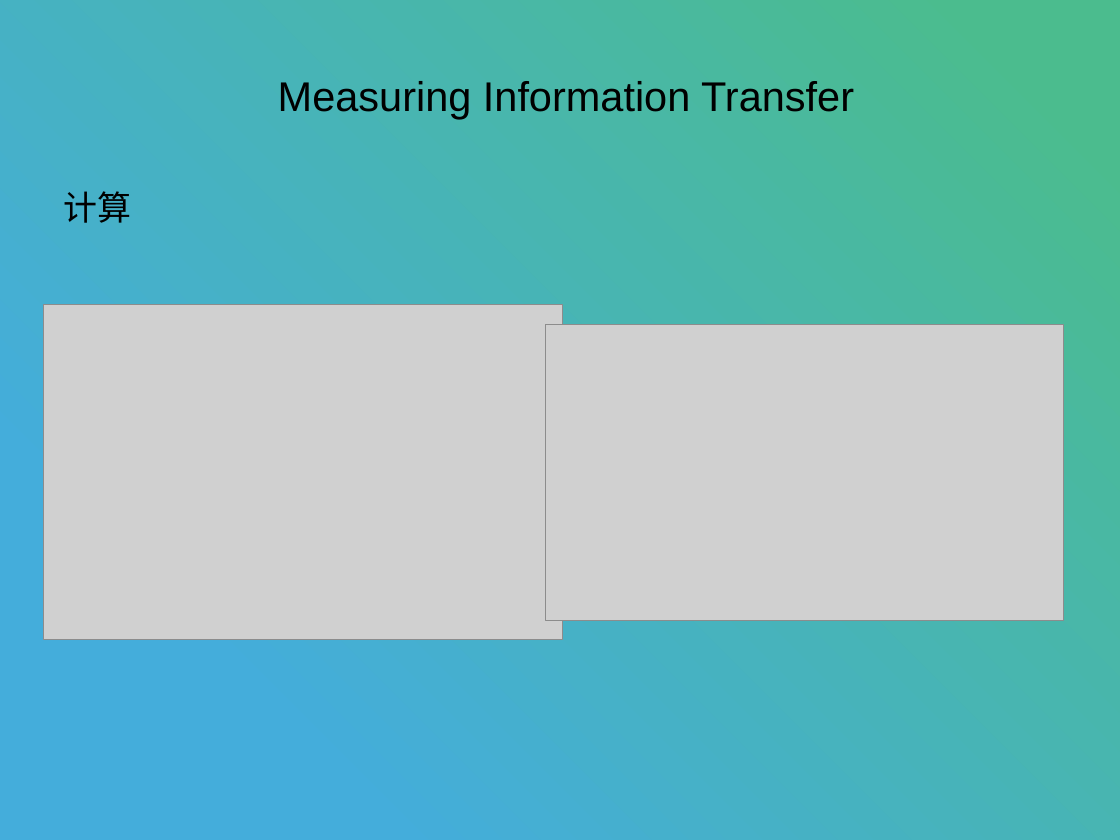
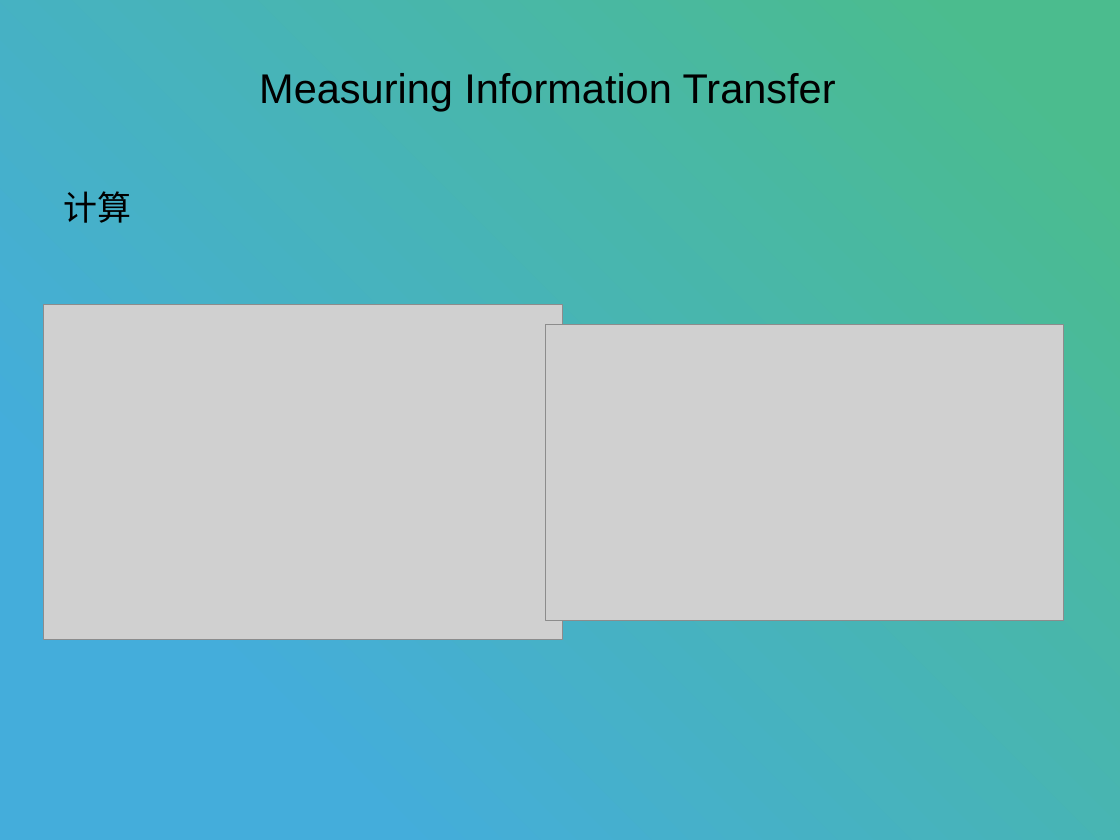
Before and after one commit to stan12138/daily, a slide deck: slide 11 of 转移熵.pptx (slide 9 before the commit). Drawn at 1120x840 pixels with LibreOffice and Linux fonts; fonts in the diff are those of the drawing; grey boxes stand for pictures. Boxes give left, top, right and bottom in pixels: in the first picture for what was removed or moved away, otherwise in the second. Text is boxed around its words. In the diff, an @@ line names an element or a change of style, - is before the commit and + after.

```diff
--- a/转移熵.pptx
+++ b/转移熵.pptx
@@ text "Measuring Information Transfer": place and size @@
-text "Measuring Information Transfer" at [278, 81, 854, 119]
+text "Measuring Information Transfer" at [259, 73, 836, 111]
```
Also in this commit, not shown: 5 other slides changed, 2 slides added, 11 other files.
